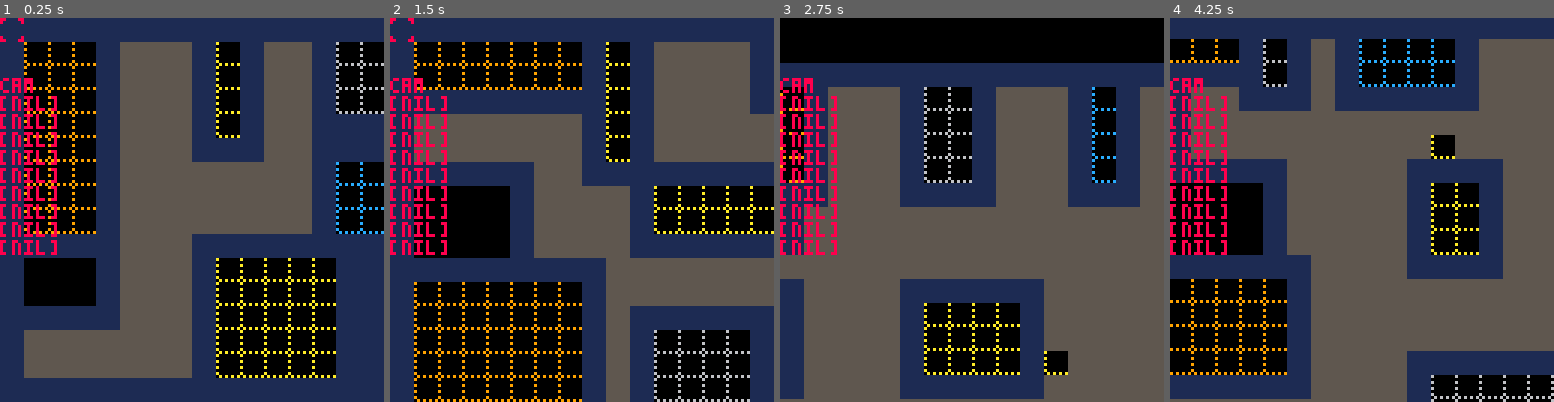
Above: before the commit, frames 1-4 (left to right).
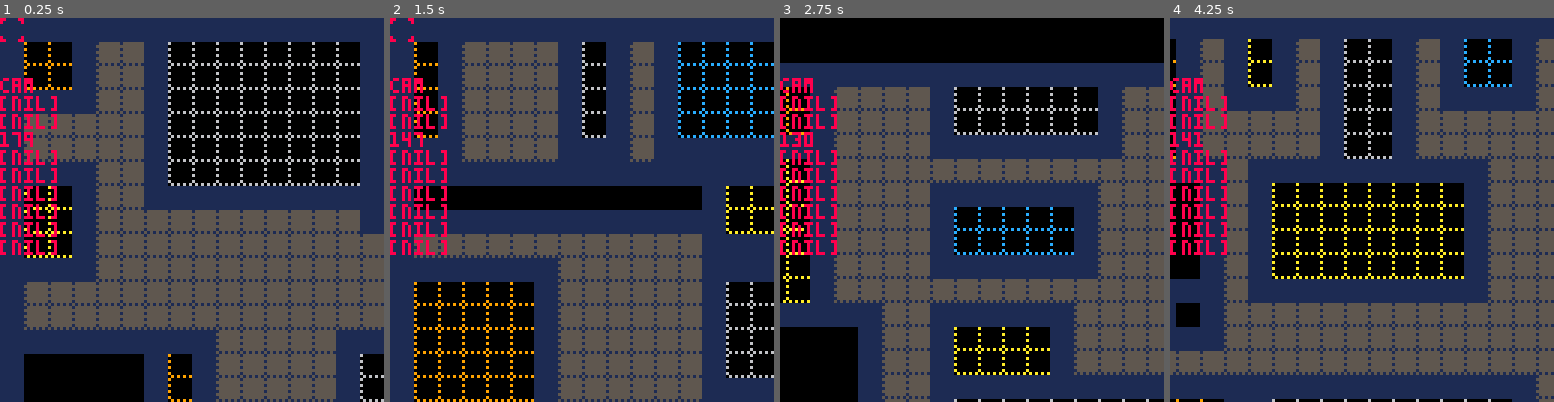
Above: after the commit, the same moments.

Repository: chebastian/picoabyss
Game: PICO-8 cartridge playground.p8
Same seed, same stepped clock (60 frames per second), same inputs: the game is played once before the commit and once after it.
Inputs:
- Up to frame 1 (0.25 s): no input
- Up to frame 2 (1.5 s): tap X (X key) at 0.33, 1.07 s; tap O (Z key) at 0.7 s
- Up to frame 3 (2.75 s): hold Right 1.6-2.1 s; tap O (Z key) at 1.7, 2.1, 2.5 s; tap X (X key) at 1.85 s; hold Up 2.15-2.42 s; hold Right from 2.47 s (still down)
- Up to frame 4 (4.25 s): tap O (Z key) every 0.4 s from 2.9 to 4.1 s; tap X (X key) at 2.97, 4.08 s; release Right at 3.03 s; hold Left 3.08-3.58 s; hold Down 3.63-3.97 s; hold Right from 4.02 s (still down)

The runs differ from the first frame. In frame 1, 66% of the frame differs, in the area x 0-100%, y 6-100%; in frame 2, 51%; in frame 3, 47%; in frame 4, 55%.

Commit message:
begin digable

Diff:
--- a/playground.p8
+++ b/playground.p8
@@ -6,7 +6,7 @@
  _st_upd = {}
  _dbg = {}
 	_wnd = {}
-	srand(4)
+	srand(1337)
 	_px,_py = 0,0
 	_drw_dbg = true
 	_upd = upd_game
@@ -18,14 +18,25 @@
 								 p(1,0),
 								 p(0,1)
 								}
---	dir8 = {p(-1,0),p(-1,1),p(-1,-1),
---	        p(0,1),p(0,-1),
---	        p(1,0), p(1,1), p(1,-1)}
-
-	dir8 = {p(-1,0), p(-1,1),
-									p(0,1),p(1,1),
-									p(1,0), p(1,-1),
-								 p(0,-1), p(-1,-1)}
+
+	dir8 = {p(-1,0),p(0,-1),
+									p(1,0),	p(0,1),
+
+									p(-1,-1), p(1,-1),
+								 p(1,1),p(-1,1)}
+
+	sig_left  = 0b10000000
+	sig_up    = 0b01000000
+	sig_right = 0b00100000
+	sig_down  = 0b00010000
+
+
+	sig_dirs = {
+	sig_dwn,
+	sig_right,
+	sig_up,
+	sig_left}
+
 -- _rcts = {}
  _ps = {}
  _iterations = 3
@@ -34,10 +45,21 @@
  _gen_rct= {}
  srcx = _size-1
 	srcy = _size-1
- gen()
+-- gen()
 
  _curx,_cury=0,0
 --	find()
+
+	-- generation constants
+	fr = true
+	_cam_mode = false
+	ox = 10
+	oy = 10
+	sig_dig = 255
+	t_dig = 36
+	t_ndig = 1
+
+	gen()
 end
 
 
@@ -53,10 +75,6 @@
  add(_dbg,str)
 end
 
-fr = true
-_cam_mode = false
-ox = 10
-oy = 10
 function drw_rct(r,c)
 	local x,y,w,h = r.x,r.y,r.w,r.h
  if fr then
@@ -78,7 +96,6 @@
 	end
 end
 
-sig_dig = 255
 function gen()
 	reload(0x1000, 0x1000, 0x2000)
  fill_map(1)
@@ -87,23 +104,97 @@
  foreach(_gen_rct,map_rct_rnd)
 
 
-	local t_dig = 36
+-- set tiles digable when
+-- sourounded by walls
+
+	local digable = {}
 	mapsig(function(x,y,sig)
-								 set_if(sig_dig,t_dig,x,y,sig)
+								 if sig == sig_dig then
+											mset(x,y,t_dig)
+											add(digable,{x=x,y=y})
+									end
 								end)
 
-	local digs = {}
-
+	set_digable_start()
+
+	_dbg[4] = #digable
+	local pt = digable[flr(rnd(#digable))]
+
+ printh("dig############")
+ local ndig = dig(pt)
+-- stop()
+ local keepdigging = #ndig > 0
+ while keepdigging do
+		local pdig = arr_choose(ndig)
+--  printh("dig: " .. pdig.x ..":"..pdig.y)
+-- 	ndig = dig(pdig)
+ 	_curx=pdig.x*8
+ 	_cury=pdig.y*8
+ 	keepdigging=false
+
+ 	--
+ 	-- try to step over keep digging to see what happend
+ 	-- perhaps rand is not the issue
+ 	--
+
+
+ 	set_digable_start()
+ end
+
+ set_digable_start()
+ rnd_sanity()
+
+end
+
+function rnd_sanity()
+	for i=0,5 do
+		printh("t: "..arr_choose({1,2}))
+	end
+end
+
+function rnd_int(n)
+	return flr(rnd()*n)
+end
+
+function rnd_idx(n)
+	return rnd_int(n)+1
+end
+
+function arr_choose(myarr)
+	local mri = rnd_idx(#myarr)
+	return myarr[mri]
+end
+
+function set_digable_start()
 	mapsig(function(x,y,sig)
-								 set_if(sig_dig,36,x,y,sig)
-								 if (sig == sig_dig) add(digs,{x=x,y=y})
-								end)
-
-
-	_dbg[1] = #digs
-	local pt = digs[flr(rnd(#digs))]
---	mset(pt.x,pt.y,3)
- dig(pt)
+								 if chk_solid(p(x,y)) then
+									 if is_digable(sig) then
+									 	mset(x,y,t_dig)
+									 	add(digs,p(x,y))
+									 else
+									 	mset(x,y,t_ndig)
+									 end
+								 end
+							end)
+end
+
+function sig_match(a,b,mask)
+	local na = bor(a,mask)
+	return na == bor(b,mask)
+end
+
+function is_digable(a)
+	return sig_match(a,255)
+end
+
+function sig_matchx(a,b,masks)
+	for msk in all(masks) do
+		if sig_match(a,b,msk) then
+			return true
+		end
+	end
+
+	return false
 end
 
 sig_dwn  = 255-2
@@ -111,21 +202,20 @@
 sig_up   = 255-32
 sig_left = 255-128
 
+
+
 function dig(po)
  local px,py,dx,dy = po.x,po.y,0,1
- local hit = false
- while not hit do
-  mset(px,py,3)
-  px+=dx
-  py+=dy
-  local sig = tile_sig(p(px,py))
-  hit = not (sig == sig_dig or
-             sig == sig_down or
-             sig == sig_up or
-             sig == sig_left or
-             sig == 255)
-  _dbg[1] = sig
- end
+	mset(px,py,0)
+	local nextdig = {}
+	for dr in all(dirs) do
+		if is_digable(tile_sig(add_t(po,dr))) then
+			add(nextdig,add_t(po,dr))
+		end
+	end
+
+	printh("c:"..#nextdig)
+	return nextdig
 end
 
 function mapt(func)
@@ -145,9 +235,7 @@
 end
 
 function set_if(wh,to,x,y,sig)
-	if sig == wh then
-		mset(x,y,to)
-	end
+
 end
 
 function upd_cursor()
@@ -391,6 +479,7 @@
 end
 
 function map_rct_rnd(r)
+-- ★ hack to never gen rooms of size 1
  local nw =	rnd_rng(r.w/2,r.w)
  local nh =	rnd_rng(r.h/2,r.h)
  local nx = r.x
@@ -876,14 +965,14 @@
 00000000000000000000000000000000000000000000000000000000000000000000000008888000500000050000000000000000880888880000000000000000
 00000000000000000000000000000000000000000000000000000000000000000000000008888000555005558880088800000000088088800000000000000000
 00000000000000000000000000000000000000000000000000000000000000000000000008008000555555558888888800000000000880000000000000000000
-000000000000000066606660ffffffff555555550000000000000000000000000000000000000000000000000000000000000000000000000000000000000000
-000000005555555000000060f0ffff00555555550000000000000000000000000000000000000000000000000000000000000000000000000000000000000000
-000000005555555060666060ffffffff555555550000000000000000000000000000000000000000000000000000000000000000000000000000000000000000
-000000005555555000000000ff00ffff555555550000000000000000000000000000000000000000000000000000000000000000000000000000000000000000
-000000005555555066606060ffffffff555555550000000000000000000000000000000000000000000000000000000000000000000000000000000000000000
-000000005555555000000000ffffff0f555555550000000000000000000000000000000000000000000000000000000000000000000000000000000000000000
-00000000555555506666066000ffffff555555550000000000000000000000000000000000000000000000000000000000000000000000000000000000000000
-000000000000000000000000ffff0ff0555555550000000000000000000000000000000000000000000000000000000000000000000000000000000000000000
+000000000000000066606660ffffffff155555555000500000000000000000000000000000000000000000000000000000000000000000000000000000000000
+000000005555555000000060f0ffff00555555550505050500000000000000000000000000000000000000000000000000000000000000000000000000000000
+000000005555555060666060ffffffff155555550050005000000000000000000000000000000000000000000000000000000000000000000000000000000000
+000000005555555000000000ff00ffff555555550505050500000000000000000000000000000000000000000000000000000000000000000000000000000000
+000000005555555066606060ffffffff155555555000500000000000000000000000000000000000000000000000000000000000000000000000000000000000
+000000005555555000000000ffffff0f555555550505050500000000000000000000000000000000000000000000000000000000000000000000000000000000
+00000000555555506666066000ffffff155555555050005000000000000000000000000000000000000000000000000000000000000000000000000000000000
+000000000000000000000000ffff0ff0515151510005050000000000000000000000000000000000000000000000000000000000000000000000000000000000
 0000000088eeee880000000000000000000000000000000000000000000000000000000000000000000000000000000000000000000000000000000000000000
 000000008eeeeee80000000000000000000000000000000000000000000000000000000000000000000000000000000000000000000000000000000000000000
 00000000eeeeeeee0000000000000000000000000000000000000000000000000000000000000000000000000000000000000000000000000000000000000000
@@ -1058,61 +1147,61 @@
 
 
 __gff__
-0001000000000000000300030003000300000000000000000000000300030000000101810100000000000000000000000000000000000000000000000000000000000000000000000000000000000000000000000000000000000000000000000000000000000000000000000000000000000000000000000000000000000000
+0001000000000000000300030003000300000000000000000000000300030000000101800101000000000000000000000000000000000000000000000000000000000000000000000000000000000000000000000000000000000000000000000000000000000000000000000000000000000000000000000000000000000000
 0000000000000000000000000000000000000000000000000000000000000000000000000000000000000000000000000000000000000000000000000000000000000000000000000000000000000000000000000000000000000000000000000000000000000000000000000000000000000000000000000000000000000000
 __map__
-1515151515151515151515151515151515151515151515151515151515151515151515151515151515050505050505050505050505050000000000000000000000000000000000000000000000000000000000000000000000000000000000000000000000000000000000000000000000000000000000000000000000000000
-1515151515151515151515151515151515151515151515151515151515151515151515151515151515050505050505050505050505050000000000000000000000000000000000000000000000000000000000000000000000000000000000000000000000000000000000000000000000000000000000000000000000000000
-1515151515151515151515151515151515151515151515151515151515151515151515151515151515050505050505050505050505050000000000000000000000000000000000000000000000000000000000000000000000000000000000000000000000000000000000000000000000000000000000000000000000000000
-1515151515151515151515151515151515151515151515151515151515151515151515151515151515050505050505050505050505050000000000000000000000000000000000000000000000000000000000000000000000000000000000000000000000000000000000000000000000000000000000000000000000000000
-1515151515151515151515151515151515151515151515151515151515151515151515151515151515050505050505050505050505050000000000000000000000000000000000000000000000000000000000000000000000000000000000000000000000000000000000000000000000000000000000000000000000000000
-1515151515151515151515151515151515151515151515151515151515151515151515151515151515050505050505050505050505050000000000000000000000000000000000000000000000000000000000000000000000000000000000000000000000000000000000000000000000000000000000000000000000000000
-1515151515151515151515151515151515151515151515151515151515151515151515151515151515050505050505050505050505050000000000000000000000000000000000000000000000000000000000000000000000000000000000000000000000000000000000000000000000000000000000000000000000000000
-1515151515151515151515151515151515151515151515151515151515151515151515151515151515050505050505050505050505050000000000000000000000000000000000000000000000000000000000000000000000000000000000000000000000000000000000000000000000000000000000000000000000000000
-1515151515151515151515151515151515151515151515151515151515151515151515151515151515050505050505050505050505050000000000000000000000000000000000000000000000000000000000000000000000000000000000000000000000000000000000000000000000000000000000000000000000000000
-1515151515151515151515151515151515151515151515151515151515151515151515151515151515050505050505050505050505050000000000000000000000000000000000000000000000000000000000000000000000000000000000000000000000000000000000000000000000000000000000000000000000000000
-1515151515151515151515151515151515151515151515151515151515151515151515151515151515050505050505050505050505050000000000000000000000000000000000000000000000000000000000000000000000000000000000000000000000000000000000000000000000000000000000000000000000000000
-1515151515151515151515151515151515151515151515151515151515151515151515151515151515050505050505050505050505050000000000000000000000000000000000000000000000000000000000000000000000000000000000000000000000000000000000000000000000000000000000000000000000000000
-1515151515151515151515151515151515151515151515151515151515151515151515151515151515050505050505050505050505050000000000000000000000000000000000000000000000000000000000000000000000000000000000000000000000000000000000000000000000000000000000000000000000000000
-1515151515151515151515151515151515151515151515151515151515151515151515151515151515050505050505050505050505050000000000000000000000000000000000000000000000000000000000000000000000000000000000000000000000000000000000000000000000000000000000000000000000000000
-1515151515151515151515151515151515151515151515151515151515151515151515151515151515050505050505050505050505050000000000000000000000000000000000000000000000000000000000000000000000000000000000000000000000000000000000000000000000000000000000000000000000000000
-1515151515151515151515151515151515151515151515151515151515151515151515151515151515050505050505050505050505050000000000000000000000000000000000000000000000000000000000000000000000000000000000000000000000000000000000000000000000000000000000000000000000000000
-1515151515151515151515151515151515151515151515151515151515151515151515151515151515050505050505050505050505050000000000000000000000000000000000000000000000000000000000000000000000000000000000000000000000000000000000000000000000000000000000000000000000000000
-1515151515151515151515151515151515151515151515151515151515151515151515151515151515050505050505050505050505050000000000000000000000000000000000000000000000000000000000000000000000000000000000000000000000000000000000000000000000000000000000000000000000000000
-1515151515151515151515151515151515151515151515151515151515151515151515151515151515050505050505050505050505050000000000000000000000000000000000000000000000000000000000000000000000000000000000000000000000000000000000000000000000000000000000000000000000000000
-1515151515151515151515151515151515151515151515151515151515151515151515151515151515050505050505050505050505050000000000000000000000000000000000000000000000000000000000000000000000000000000000000000000000000000000000000000000000000000000000000000000000000000
-1515151515151515151515151515151515151515151515151515151515151515151515151515151515050505050505050505050505050000000000000000000000000000000000000000000000000000000000000000000000000000000000000000000000000000000000000000000000000000000000000000000000000000
-1515151515151515151515151515151515151515151515151515151515151515151515151515151515050505050505050505050505050000000000000000000000000000000000000000000000000000000000000000000000000000000000000000000000000000000000000000000000000000000000000000000000000000
-1515151515151515151515151515151515151515151515151515151515151515151515151515151515050505050505050505050505050000000000000000000000000000000000000000000000000000000000000000000000000000000000000000000000000000000000000000000000000000000000000000000000000000
-1515151515151515151515151515151515151515151515151515151515151515151515151515151515050505050505050505050505050000000000000000000000000000000000000000000000000000000000000000000000000000000000000000000000000000000000000000000000000000000000000000000000000000
-1515151515151515151515151515151515151515151515151515151515151515151515151515151515050505050505050505050505050000000000000000000000000000000000000000000000000000000000000000000000000000000000000000000000000000000000000000000000000000000000000000000000000000
-1515151515151515151515151515151515151515151515151515151515151515151515151515151515050505050505050505050505050000000000000000000000000000000000000000000000000000000000000000000000000000000000000000000000000000000000000000000000000000000000000000000000000000
-1515151515151515151515151515151515151515151515151515151515151515151515151515151515050505050505050505050505050000000000000000000000000000000000000000000000000000000000000000000000000000000000000000000000000000000000000000000000000000000000000000000000000000
-1515151515151515151515151515151515151515151515151515151515151515151515151515151515050505050505050505050505050000000000000000000000000000000000000000000000000000000000000000000000000000000000000000000000000000000000000000000000000000000000000000000000000000
-1515151515151515151515151515151515151515151515151515151515151515151515151515151515050505050505050505050505050000000000000000000000000000000000000000000000000000000000000000000000000000000000000000000000000000000000000000000000000000000000000000000000000000
-1515151515151515151515151515151515151515151515151515151515151515151515151515151515050505050505050505050505050000000000000000000000000000000000000000000000000000000000000000000000000000000000000000000000000000000000000000000000000000000000000000000000000000
-1515151515151515151515151515151515151515151515151515151515151515151515151515151515050505050505050505050505050000000000000000000000000000000000000000000000000000000000000000000000000000000000000000000000000000000000000000000000000000000000000000000000000000
-1515151515151515151515151515151515151515151515151515151515151515151515151515151515050505050505050505050505050000000000000000000000000000000000000000000000000000000000000000000000000000000000000000000000000000000000000000000000000000000000000000000000000000
-…(23 lines of a section not shown)…
+0101010101011515151515151515151515151515151515151515151515151515151515151515151515050505050505050505050505050000000000000000000000000000000000000000000000000000000000000000000000000000000000000000000000000000000000000000000000000000000000000000000000000000
+0115011515011515151501151515151515151515151515151515151515151515151515151515151515050505050505050505050505050000000000000000000000000000000000000000000000000000000000000000000000000000000000000000000000000000000000000000000000000000000000000000000000000000
+0101010101011515011515011515151515151515151515151515151515151515151515151515151515050505050505050505050505050000000000000000000000000000000000000000000000000000000000000000000000000000000000000000000000000000000000000000000000000000000000000000000000000000
+0115151515011515151515151515151515151515151515151515151515151515151515151515151515050505050505050505050505050000000000000000000000000000000000000000000000000000000000000000000000000000000000000000000000000000000000000000000000000000000000000000000000000000
+0115151515011515151515151515151515151515151515151515151515151515151515151515151515050505050505050505050505050000000000000000000000000000000000000000000000000000000000000000000000000000000000000000000000000000000000000000000000000000000000000000000000000000
+0115151515011515151515151515151515151515151515151515151515151515151515151515151515050505050505050505050505050000000000000000000000000000000000000000000000000000000000000000000000000000000000000000000000000000000000000000000000000000000000000000000000000000
+0101010101011515151515151515151515151515151515151515151515151515151515151515151515050505050505050505050505050000000000000000000000000000000000000000000000000000000000000000000000000000000000000000000000000000000000000000000000000000000000000000000000000000
+1515151515151515151515151515151515151515151515151515151515151515151515151515151515050505050505050505050505050000000000000000000000000000000000000000000000000000000000000000000000000000000000000000000000000000000000000000000000000000000000000000000000000000
+1515151515151515151515151515151515151515151515151515151515151515151515151515151515050505050505050505050505050000000000000000000000000000000000000000000000000000000000000000000000000000000000000000000000000000000000000000000000000000000000000000000000000000
+1515151515151515151515151515151515151515151515151515151515151515151515151515151515050505050505050505050505050000000000000000000000000000000000000000000000000000000000000000000000000000000000000000000000000000000000000000000000000000000000000000000000000000
+1515151515151515151515151515151515151515151515151515151515151515151515151515151515050505050505050505050505050000000000000000000000000000000000000000000000000000000000000000000000000000000000000000000000000000000000000000000000000000000000000000000000000000
+1515151515151515151515151515151515151515151515151515151515151515151515151515151515050505050505050505050505050000000000000000000000000000000000000000000000000000000000000000000000000000000000000000000000000000000000000000000000000000000000000000000000000000
+1515151515151515151515151515151515151515151515151515151515151515151515151515151515050505050505050505050505050000000000000000000000000000000000000000000000000000000000000000000000000000000000000000000000000000000000000000000000000000000000000000000000000000
+1515151515151515151515151515151515151515151515151515151515151515151515151515151515050505050505050505050505050000000000000000000000000000000000000000000000000000000000000000000000000000000000000000000000000000000000000000000000000000000000000000000000000000
+1515151515151515151515151515151515151515151515151515151515151515151515151515151515050505050505050505050505050000000000000000000000000000000000000000000000000000000000000000000000000000000000000000000000000000000000000000000000000000000000000000000000000000
+1515151515151515151515151515151515151515151515151515151515151515151515151515151515050505050505050505050505050000000000000000000000000000000000000000000000000000000000000000000000000000000000000000000000000000000000000000000000000000000000000000000000000000
+1515151515151515151515151515151515151515151515151515151515151515151515151515151515050505050505050505050505050000000000000000000000000000000000000000000000000000000000000000000000000000000000000000000000000000000000000000000000000000000000000000000000000000
+1515151515151515151515151515151515151515151515151515151515151515151515151515151515050505050505050505050505050000000000000000000000000000000000000000000000000000000000000000000000000000000000000000000000000000000000000000000000000000000000000000000000000000
+1515151515151515151515151515151515151515151515151515151515151515151515151515151515050505050505050505050505050000000000000000000000000000000000000000000000000000000000000000000000000000000000000000000000000000000000000000000000000000000000000000000000000000
+1515151515151515151515151515151515151515151515151515151515151515151515151515151515050505050505050505050505050000000000000000000000000000000000000000000000000000000000000000000000000000000000000000000000000000000000000000000000000000000000000000000000000000
+1515151515151515151515151515151515151515151515151515151515151515151515151515151515050505050505050505050505050000000000000000000000000000000000000000000000000000000000000000000000000000000000000000000000000000000000000000000000000000000000000000000000000000
+1515151515151515151515151515151515151515151515151515151515151515151515151515151515050505050505050505050505050000000000000000000000000000000000000000000000000000000000000000000000000000000000000000000000000000000000000000000000000000000000000000000000000000
+1515151515151515151515151515151515151515151515151515151515151515151515151515151515050505050505050505050505050000000000000000000000000000000000000000000000000000000000000000000000000000000000000000000000000000000000000000000000000000000000000000000000000000
+1515151515151515151515151515151515151515151515151515151515151515151515151515151515050505050505050505050505050000000000000000000000000000000000000000000000000000000000000000000000000000000000000000000000000000000000000000000000000000000000000000000000000000
+1515151515151515151515151515151515151515151515151515151515151515151515151515151515050505050505050505050505050000000000000000000000000000000000000000000000000000000000000000000000000000000000000000000000000000000000000000000000000000000000000000000000000000
+1515151515151515151515151515151515151515151515151515151515151515151515151515151515050505050505050505050505050000000000000000000000000000000000000000000000000000000000000000000000000000000000000000000000000000000000000000000000000000000000000000000000000000
+1515151515151515151515151515151515151515151515151515151515151515151515151515151515050505050505050505050505050000000000000000000000000000000000000000000000000000000000000000000000000000000000000000000000000000000000000000000000000000000000000000000000000000
+1515151515151515151515151515151515151515151515151515151515151515151515151515151515050505050505050505050505050000000000000000000000000000000000000000000000000000000000000000000000000000000000000000000000000000000000000000000000000000000000000000000000000000
+1515151515151515151515151515151515151515151515151515151515151515151515151515151515050505050505050505050505050000000000000000000000000000000000000000000000000000000000000000000000000000000000000000000000000000000000000000000000000000000000000000000000000000
+1515151515151515151515151515151515151515151515151515151515151515151515151515151515050505050505050505050505050000000000000000000000000000000000000000000000000000000000000000000000000000000000000000000000000000000000000000000000000000000000000000000000000000
+1515151515151515151515151515151515151515151515151515151515151515151515151515151515050505050505050505050505050000000000000000000000000000000000000000000000000000000000000000000000000000000000000000000000000000000000000000000000000000000000000000000000000000
+1515151515151515151515151515151515151515151515151515151515151515151515151515151515050505050505050505050505050000000000000000000000000000000000000000000000000000000000000000000000000000000000000000000000000000000000000000000000000000000000000000000000000000
+…(23 lines of a section not shown)…
